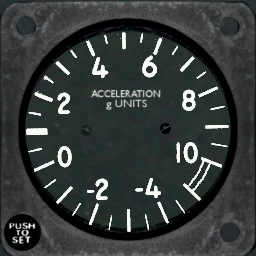
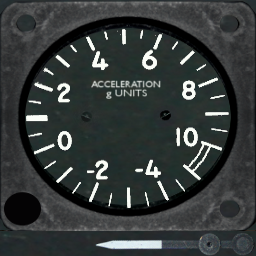
Two versions of the same layered image (256 x 256). Layer-by-layer changes:
removed layer "Pasted Layer #9" over (x1=8, y1=221, x2=38, y2=244)
added layer "needle" above "Pasted Layer #10" over (x1=95, y1=232, x2=255, y2=256)
painted on "Layer" over (x1=4, y1=192, x2=41, y2=251)
painted on "Pasted Layer #7" over (x1=25, y1=28, x2=231, y2=233)
painted on "g UNITS" over (x1=106, y1=88, x2=147, y2=110)
painted on "ACCELERATION" over (x1=91, y1=80, x2=161, y2=98)
painted on "Pasted Layer #4" over (x1=0, y1=1, x2=256, y2=256)
painted on "Pasted Layer #8" over (x1=0, y1=0, x2=256, y2=256)
